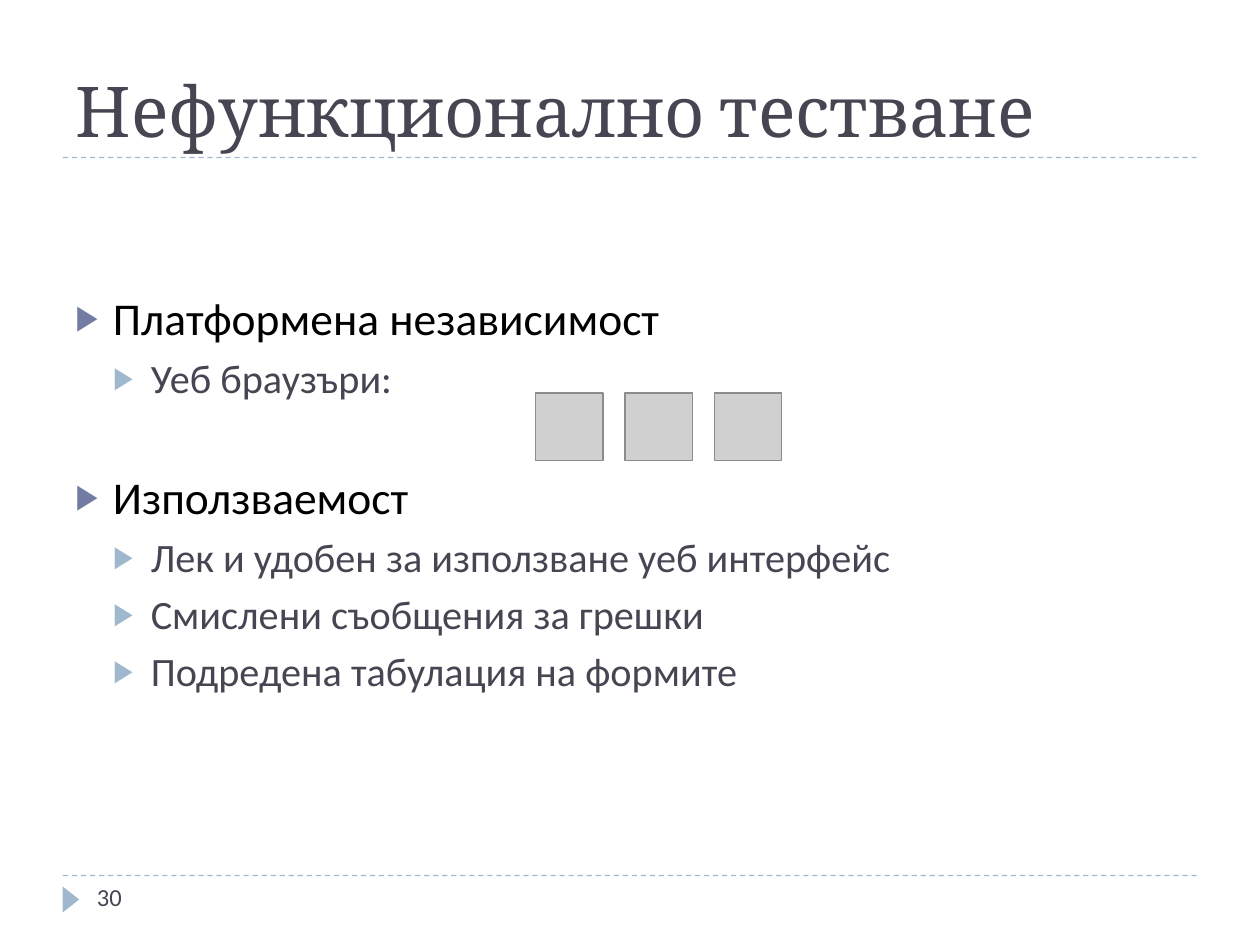
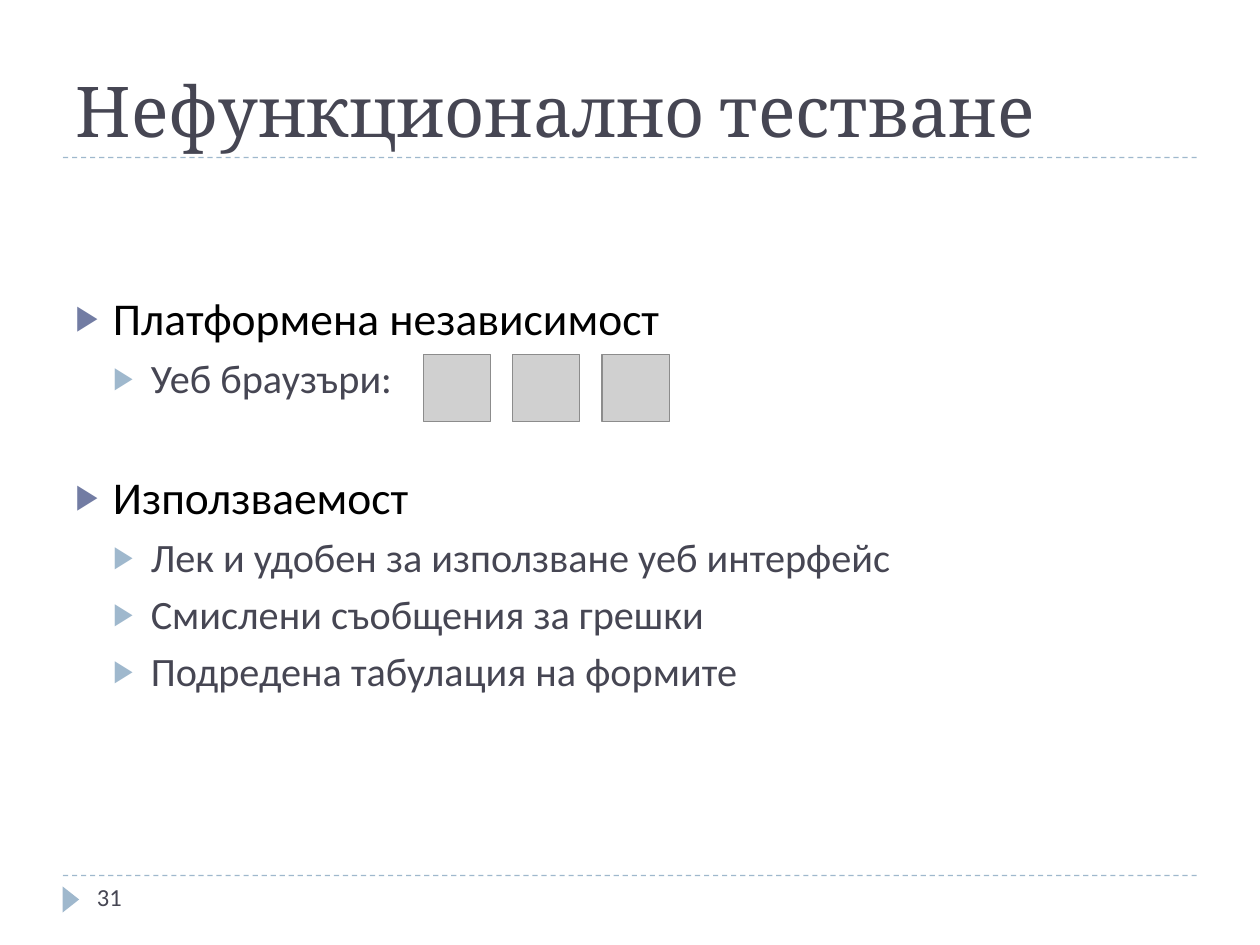
Before and after one commit to jasimcse/team2-strawberry, a slide deck: slide 31 of prezentaciq/venci.ppt (slide 30 before the commit). Drawn at 1260x945 pixels with LibreOffice and Linux fonts; fonts in the diff are those of the drawing; grey boxes stand for pictures. Boxes give left, top, right and bottom in pixels: in the first picture for what was removed or moved away, otherwise in the second. Text is boxed around its words. In the diff, an @@ line names an element or a change of style, - is before the commit and + after.

```diff
--- a/prezentaciq/venci.ppt
+++ b/prezentaciq/venci.ppt
@@ picture: place and size @@
-picture at [714, 393, 781, 460]
+picture at [423, 354, 490, 421]
@@ picture: place and size @@
-picture at [536, 393, 602, 460]
+picture at [513, 354, 580, 421]
@@ picture: place and size @@
-picture at [625, 393, 692, 460]
+picture at [602, 354, 669, 421]
@@ page number at [97, 890, 122, 906]: text changed @@
-30
+31
```
Also in this commit, not shown: 2 other slides changed, 1 slide added.
